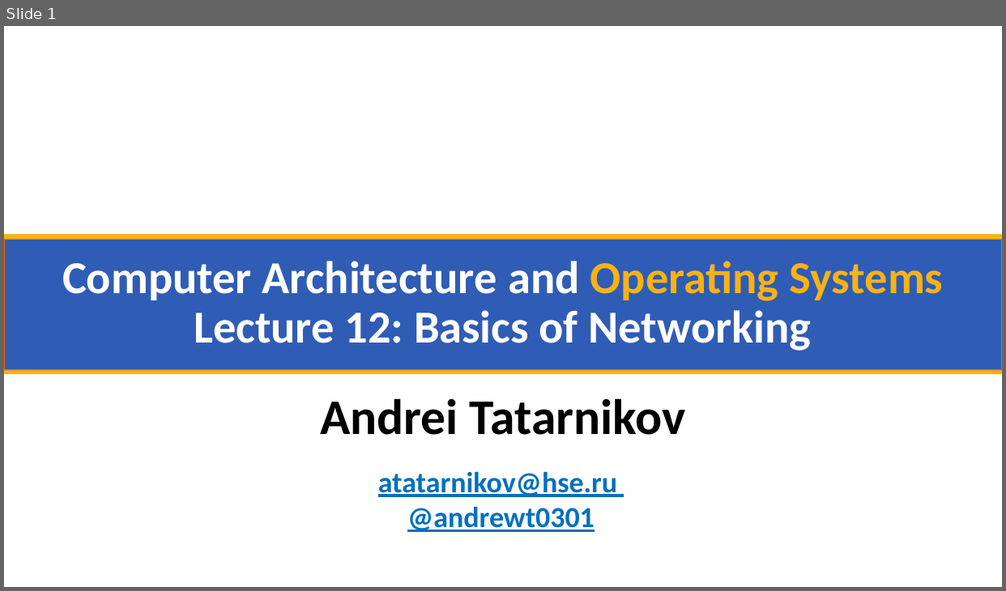
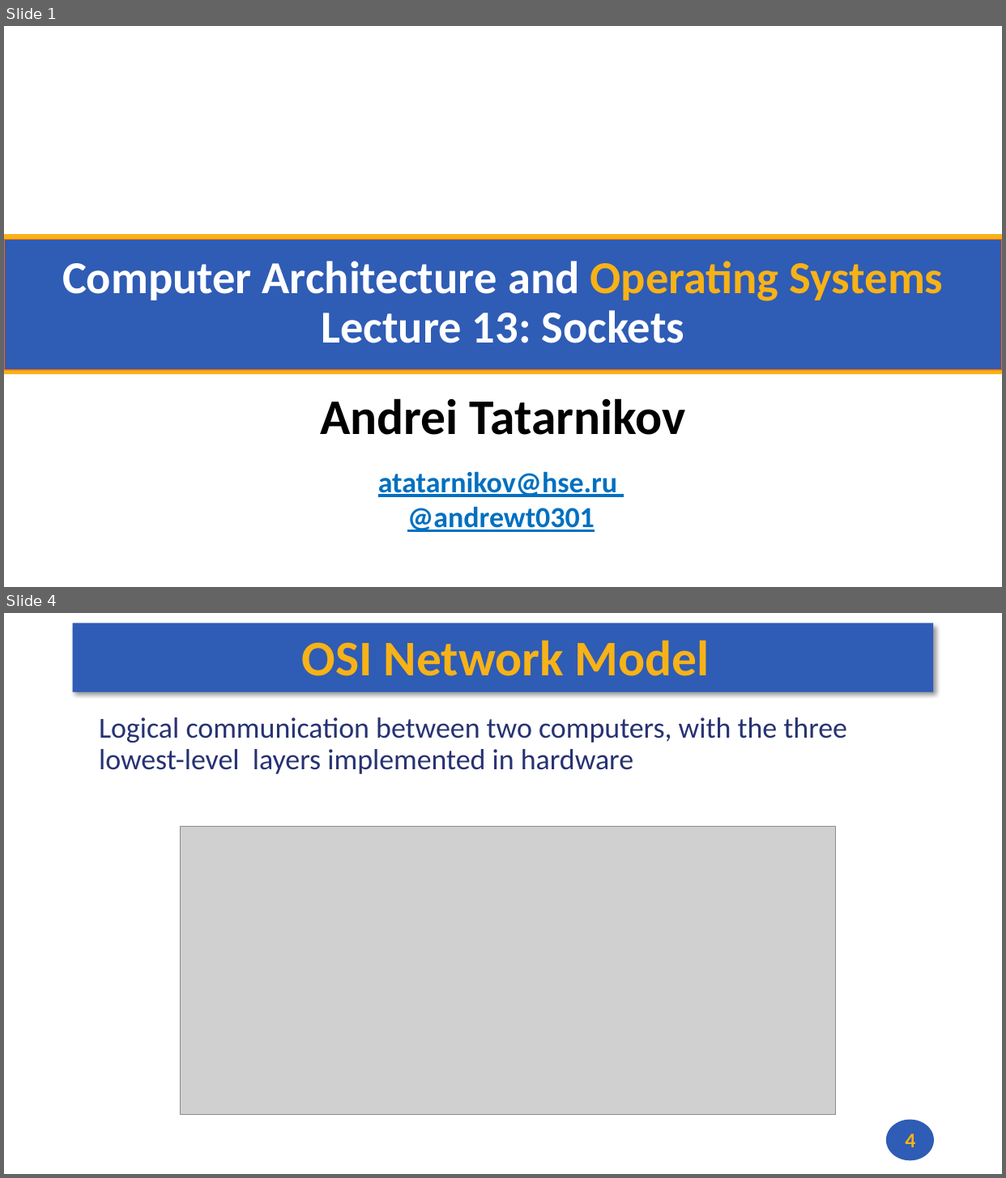
Before and after one commit to andrewt0301/hse-acos-course, a slide deck: docs/part2os/13_Sockets/OS_Lecture_13.pptx. Shown one above the other, each under a label of ours: slide 1 before the commit, slides 1 and 4 after it; the slides between them are not shown. The pictures are 1006x591 and 1006x1178 pixels, drawn with LibreOffice and Linux fonts; fonts in the diff are those of the drawing; grey boxes stand for pictures; background and template pictures are left out. Boxes give left, top, right and bottom in pixels: in the first picture for what was removed or moved away, otherwise in the second. Text is boxed around its words. In the diff, an @@ line names an element or a change of style, - is before the commit and + after.

```diff
--- a/docs/part2os/13_Sockets/OS_Lecture_13.pptx
+++ b/docs/part2os/13_Sockets/OS_Lecture_13.pptx
@@ slide 4 added at bbox=[4, 613, 1002, 1174], background #FFFFFF @@
@@ rectangle added at bbox=[73, 624, 934, 692], fill #2F5CB5 @@
@@ title added at bbox=[302, 641, 710, 676], 48 pt, text #F7B217, bold @@
+OSI Network Model
@@ text added at bbox=[99, 717, 847, 774], 28 pt, text #273272 @@
+Logical communication between two computers, with the three lowest-level layers implemented in hardware
@@ picture added at bbox=[181, 826, 836, 1115] @@
@@ ellipse added at bbox=[886, 1120, 934, 1161], fill #2F5CB5 @@
@@ page number added at bbox=[905, 1134, 915, 1148], 20 pt, text #F7B217, bold @@
+4
@@ slide 1 changed as well @@
@@ title at bbox=[62, 261, 943, 344]: text changed @@
-Computer Architecture and Operating Systems
-Lecture 12: Basics of Networking
+Computer Architecture and Operating Systems
+Lecture 13: Sockets
```
Also in this commit, not shown: 25 other slides added, 30 slides removed, 2 other files.
